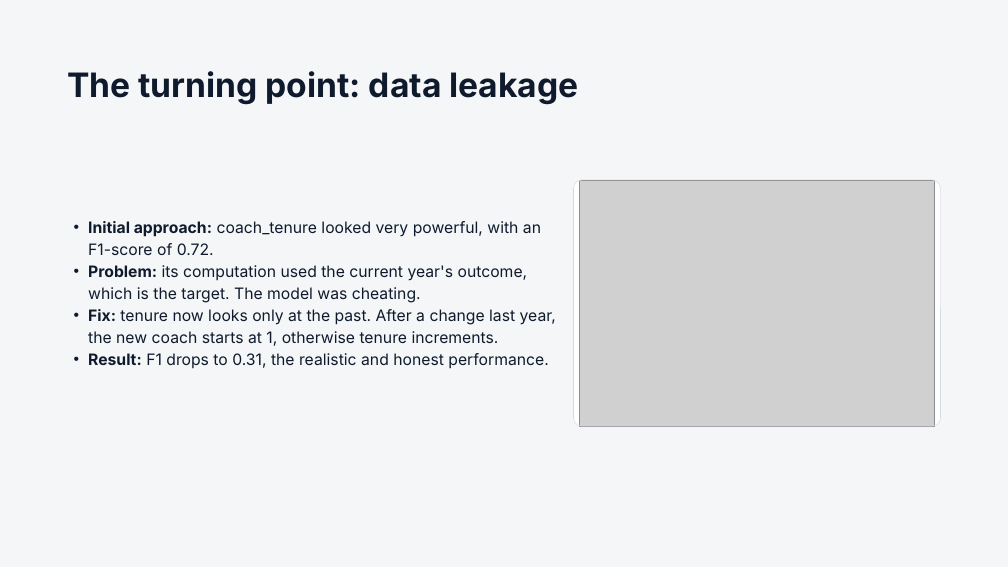
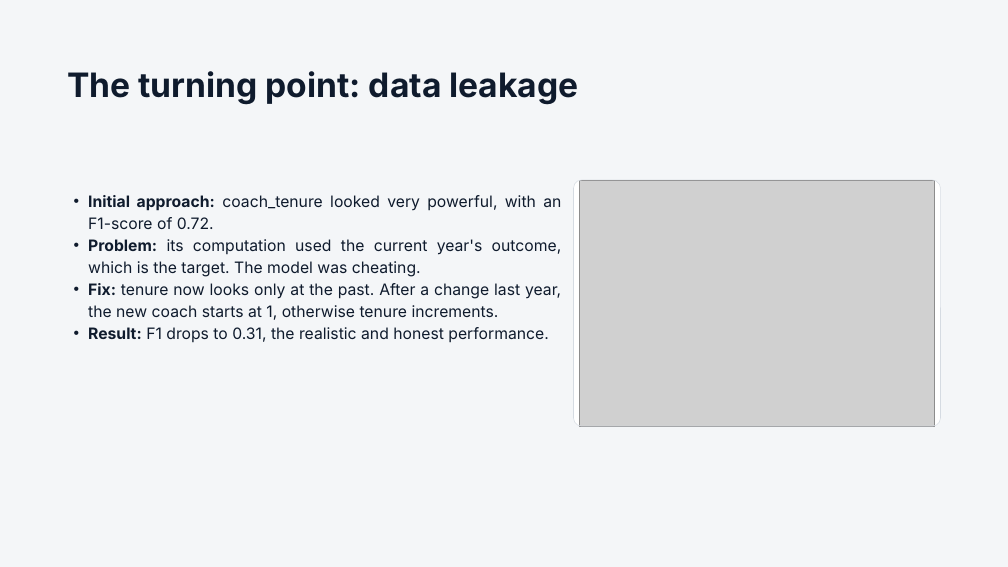
Before and after one commit to Nathan-Pinheiro/AC_hockey_predictions, a slide deck: slide 9 of Predicting NHL Head Coach Changes.pptx. Drawn at 1008x567 pixels with LibreOffice and Linux fonts; fonts in the diff are those of the drawing; grey boxes stand for pictures. Boxes give left, top, right and bottom in pixels: in the first picture for what was removed or moved away, otherwise in the second. Text is boxed around its words. In the diff, an @@ line names an element or a change of style, - is before the commit and + after.

Commit message:
coaches architecture update & presentation upgraded

```diff
--- a/Predicting NHL Head Coach Changes.pptx
+++ b/Predicting NHL Head Coach Changes.pptx
@@ text "Initial approach: coach_tenure looked very ...": place and size @@
-text "Initial approach: coach_tenure looked very ..." at box(88, 221, 556, 369)
+text "Initial approach: coach_tenure looked very ..." at box(88, 195, 562, 343)
@@ text "Initial approach: coach_tenure looked very ..." at box(88, 195, 562, 343): alignment left to justified @@
```
Also in this commit, not shown: 7 other slides changed, 1 slide added, 2 other files.
